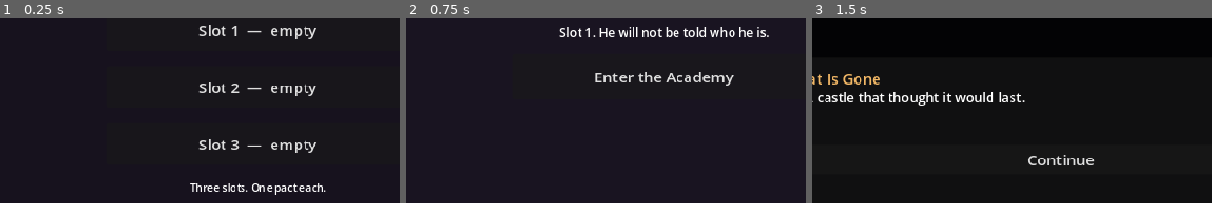
Above: before the commit, frames 1-3 (left to right).
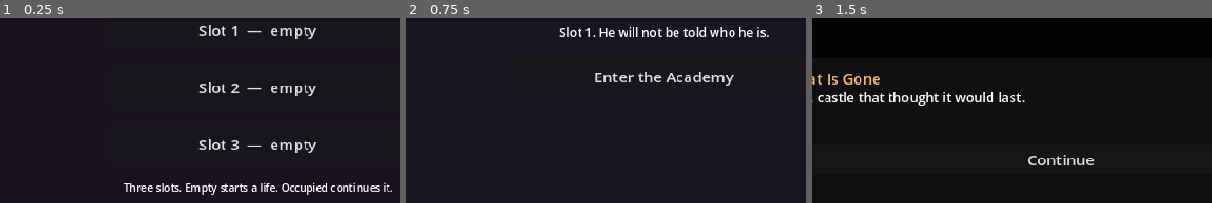
Above: after the commit, the same moments.

Repository: sk7hg824nn-ux/bloodbound-summoner
Game: Godot game, scene res://scenes/boot/Boot.tscn
The game is run twice, just before and just after one commit, with the same random seed, the same clock (stepped at 60 frames per second) and the same inputs.
Inputs:
- Up to frame 1 (0.25 s): no input
- Up to frame 2 (0.75 s): click "Slot 1 — empty" at 0.5 s
- Up to frame 3 (1.5 s): click "Enter the Academy" at 1.25 s
The pictures show only the part of the screen within x 18-68%, y 46-96%; the shares and areas given below are measured in that part.

The runs differ from the first frame. In frame 1, 1.9% of the frame differs, in the area x 31-98%, y 88-96%; in frame 2, nothing differs; in frame 3, nothing differs.

Commit message:
Three save slots on Boot. Last used marked. Legacy single file migrates to slot 1.

Diff:
--- a/scripts/boot/boot.gd
+++ b/scripts/boot/boot.gd
@@ -2,18 +2,20 @@
 
 func _ready() -> void:
 	$Center/Start.visible = false
-	$Center/ContinueHint.text = "Three slots. One pact each."
+	$Center/ContinueHint.text = "Three slots. Empty starts a life. Occupied continues it."
+	var last := SaveSystem.current_slot
 	for i in SaveSystem.SLOT_COUNT:
 		var b := Button.new()
 		b.custom_minimum_size = Vector2(0, 44)
 		var info := SaveSystem.peek(i)
+		var mark := "  · last" if i == last and not info.is_empty() else ""
 		if info.is_empty():
 			b.text = "Slot %d  —  empty" % (i + 1)
 			b.pressed.connect(_new_in.bind(i))
 		else:
 			var n := str(info.get("player_name", "Ash"))
 			var loc := str(info.get("location", ""))
-			b.text = "Slot %d  —  %s  ·  %s" % [i + 1, n, loc]
+			b.text = "Slot %d  —  %s  ·  %s%s" % [i + 1, n, loc, mark]
 			b.pressed.connect(_load_in.bind(i))
 		$Center.add_child(b)
 		$Center.move_child(b, 3 + i)
Not shown, changed: CHANGELOG.md
